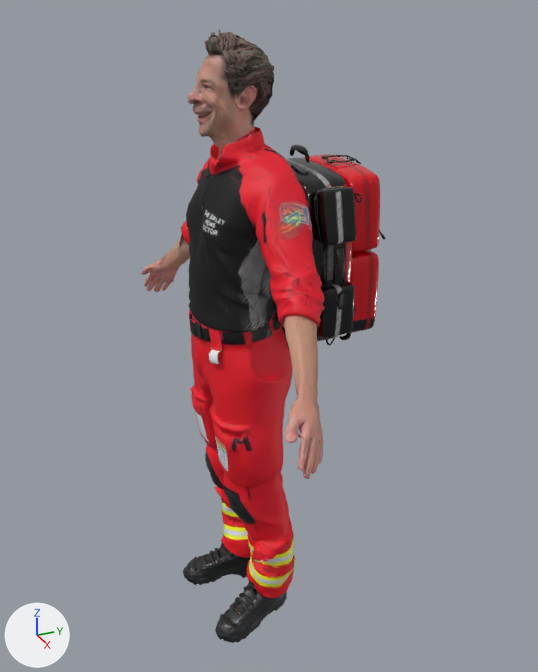
An edit to the glTF model assets/models/hems-doctor.glb, drawn before and after from the same camera.
Before and after are seen from a camera (50 mm lens) standing at (1.831, -0.72, 1.856) and looking at (-0.028, 0.116, 0.926). The axes (+X, +Y, +Z) are drawn at lower left. The lights are the same throughout. The older version comes first. Where no turn or scale is listed for an object, it has been applied to the vertices.

Objects in the first picture: 'backpack.001', 'doctor.001'.
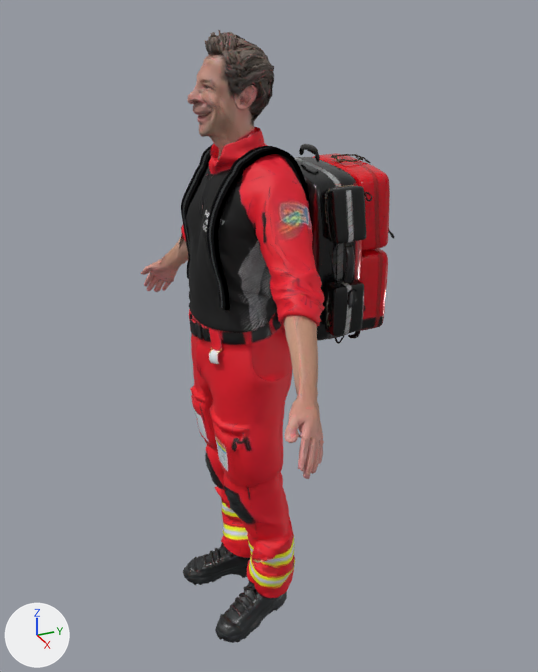
Commit message: Models: the backpack's straps over the doctor's shoulders

Location of each change, [x1, y1, x2, y2] in pixels of the pictures (538 x 672 px):
'backpack.001', moved
    before: [282, 145, 385, 349]
    after: [295, 144, 395, 344]
'straps', added
    after: [181, 144, 309, 310]
    faces in mat_webbing (dark grey #424245): [181, 144, 309, 310]
    faces in mat_reflective (light grey #d4d7da): [183, 147, 280, 308]

The change, as a diff of the scene's bpy script:
```diff
--- a/assets/models/hems-doctor.glb.py
+++ b/assets/models/hems-doctor.glb.py
@@ mat_reflective @@
+mat_reflective = principled_material('reflective')
+mat_reflective.base_color = (0.66, 0.68, 0.7)  # light grey #d4d7da
+mat_reflective.metallic = 0.15
+mat_reflective.roughness = 0.4
@@ mat_webbing @@
+mat_webbing = principled_material('webbing')
+mat_webbing.base_color = (0.055, 0.055, 0.06)  # dark grey #424245
+mat_webbing.roughness = 0.9
@@ me_straps @@
+me_straps.from_pydata(...)  # 492 vertices, 804 faces; spans x -0.141..0.141, y -0.109..0.166, z 1.104..1.509
+# faces by material slot: [644, 160]
+me_straps.materials.append(mat_webbing)  # dark grey #424245
+me_straps.materials.append(mat_reflective)  # light grey #d4d7da
@@ ob_backpack_001 @@
 ob_backpack_001 = bpy.data.objects.new('backpack.001', me_backpack)
-ob_backpack_001.location = (0.0, 0.25, 1.21)
+ob_backpack_001.location = (0.0, 0.28, 1.21)
@@ ob_straps @@
+ob_straps = bpy.data.objects.new('straps', me_straps)
+ob_straps.location = (0.0, 0.0, 0.0)
```
